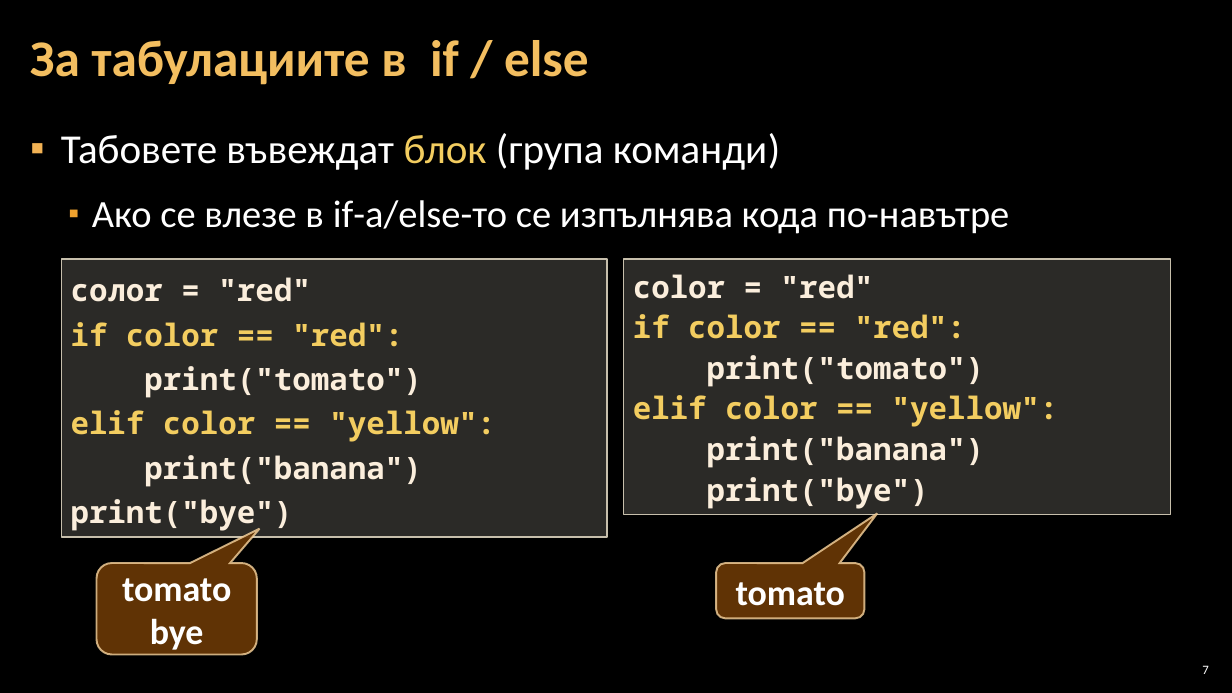
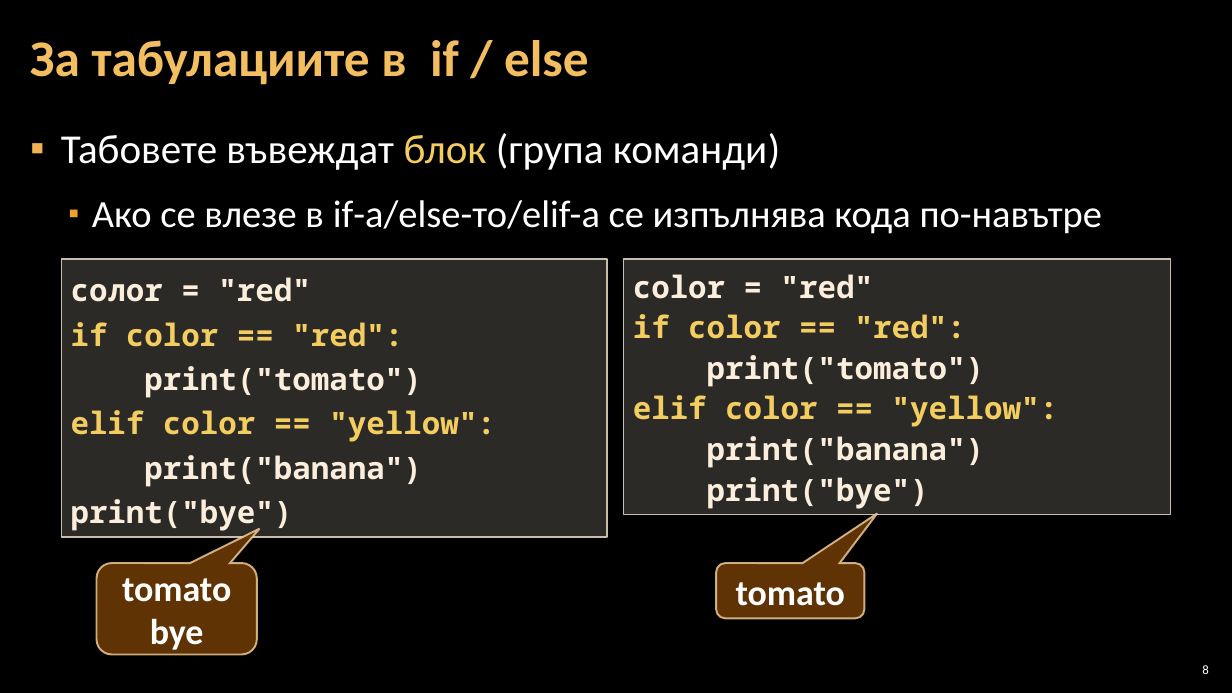
Before and after one commit to Software-University/Python-Basics, a slide deck: slide 8 of 3. Simple-Conditions/3. Simple-Conditions.pptx (slide 7 before the commit). Drawn at 1232x693 pixels with LibreOffice and Linux fonts; fonts in the diff are those of the drawing; background and template pictures are left out. Boxes give left, top, right and bottom in pixels: in the first picture for what was removed or moved away, otherwise in the second. Text is boxed around its words. In the diff, an @@ line names an element or a change of style, - is before the commit and + after.

```diff
--- a/3. Simple-Conditions/3. Simple-Conditions.pptx
+++ b/3. Simple-Conditions/3. Simple-Conditions.pptx
@@ text at [92,200,1102,234]: text changed @@
-  ▪ Ако се влезе в if-a/else-то се изпълнява кода по-навътре
+  ▪ Ако се влезе в if-a/else-то/elif-а се изпълнява кода по-навътре
@@ page number at [1202,665,1208,674]: text changed @@
-7
+8
```
Also in this commit, not shown: 3 other slides changed, 1 slide added, 9 slides removed, 3 other files.
